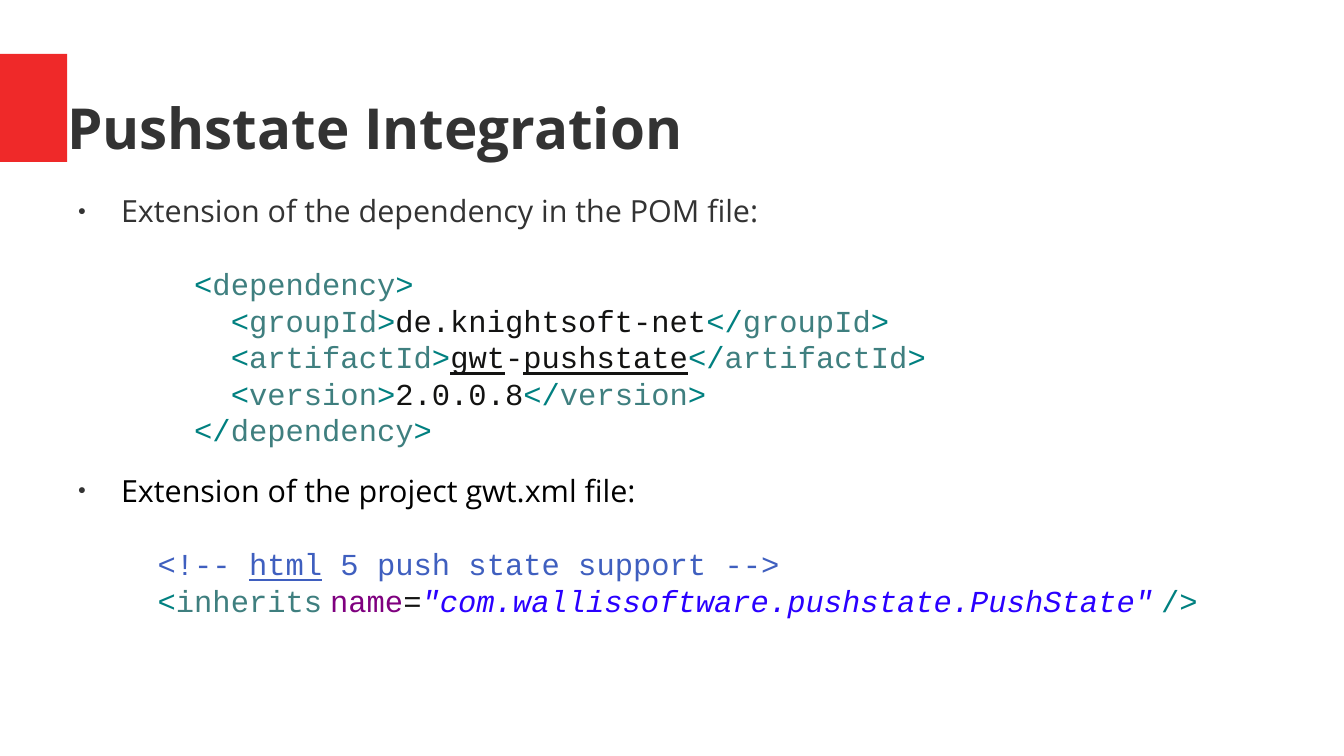
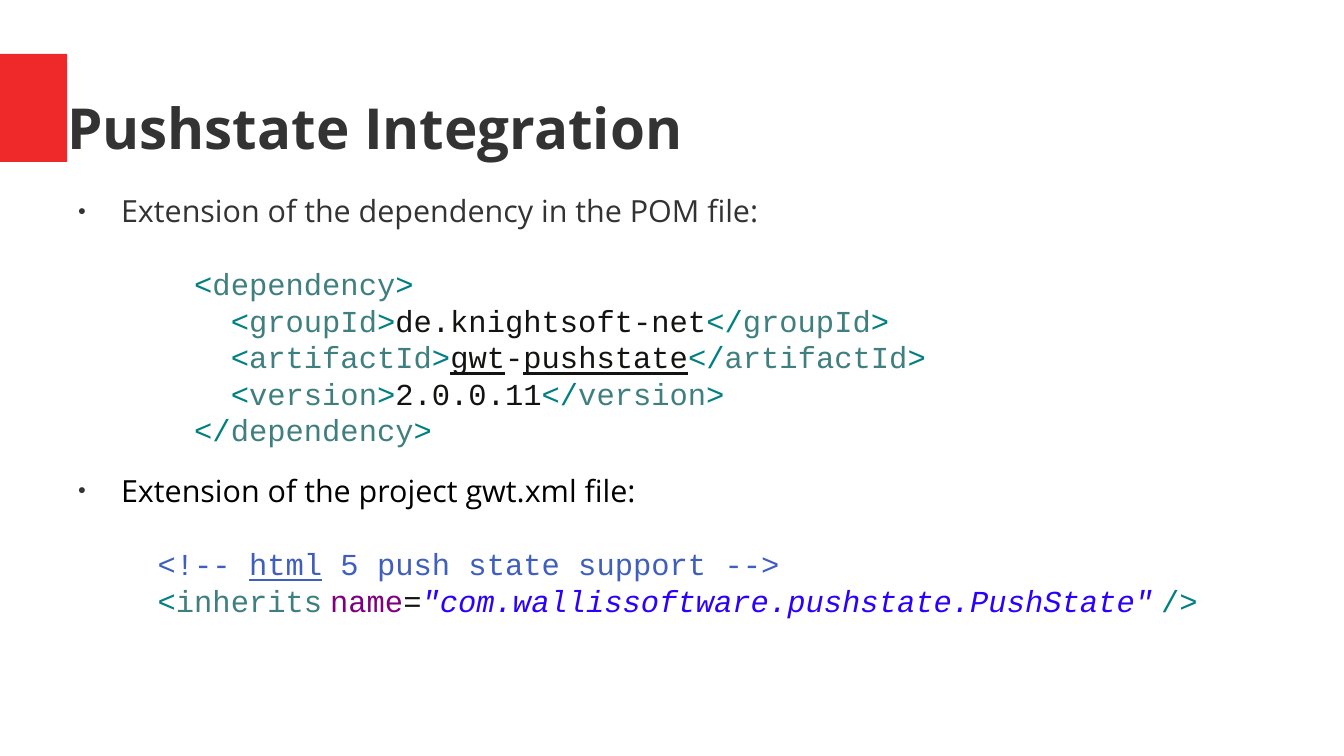
Before and after one commit to ManfredTremmel/gwtp-training, a slide deck: slide 151 of GWT-GWTP-Training_en.odp. Drawn at 1344x756 pixels with LibreOffice and Linux fonts; fonts in the diff are those of the drawing. Boxes give left, top, right and bottom in pixels: in the first picture for what was removed or moved away, otherwise in the second. Text is boxed around its words. In the diff, an @@ line names an element or a change of style, - is before the commit and + after.

```diff
--- a/GWT-GWTP-Training_en.odp
+++ b/GWT-GWTP-Training_en.odp
@@ text at (x1=121, y1=198, x2=926, y2=448): text changed @@
-● Extension of the dependency in the POM file:
-  <dependency>
-  <groupId>de.knightsoft-net</groupId>
-  <artifactId>gwt-pushstate</artifactId>
-  <version>2.0.0.8</version>
-  </dependency>
+● Extension of the dependency in the POM file:
+  <dependency>
+  <groupId>de.knightsoft-net</groupId>
+  <artifactId>gwt-pushstate</artifactId>
+  <version>2.0.0.11</version>
+  </dependency>
```
Also in this commit, not shown: 13 other slides changed, 1 other file.
